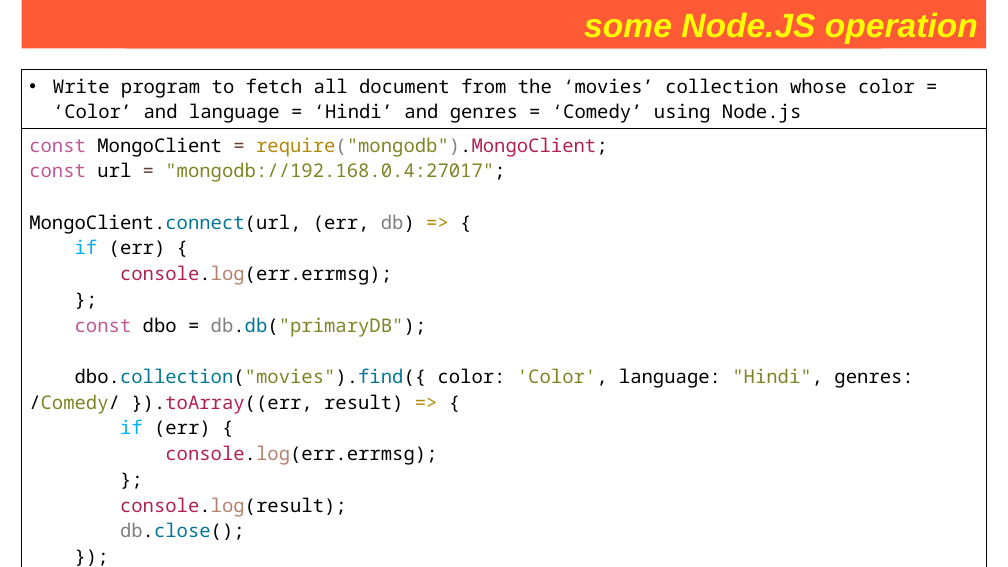
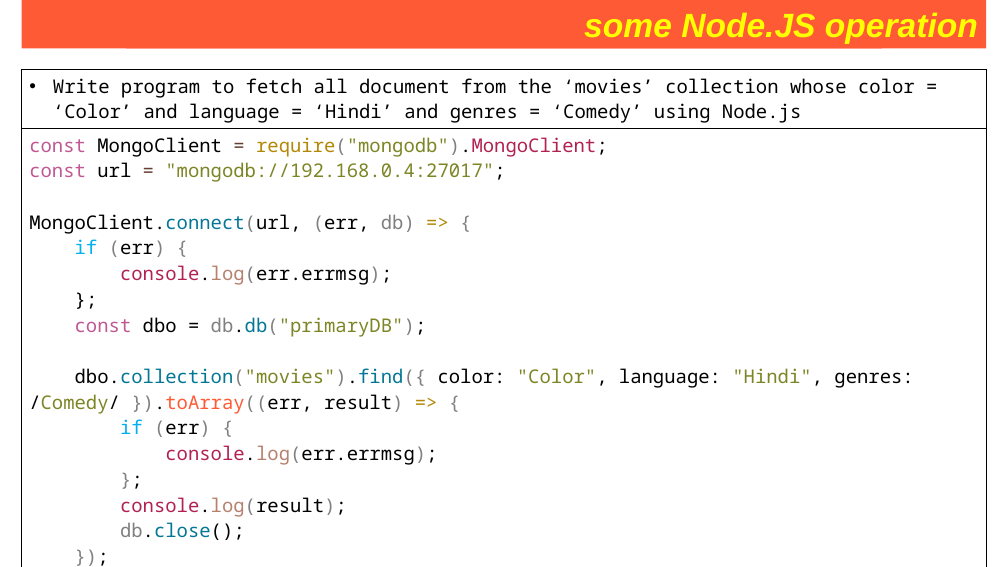
Before and after one commit to Saleel-Bagde/PPT-s, a slide deck: slide 255 of MongoDB PPT.pptx. Drawn at 1008x567 pixels with LibreOffice and Linux fonts; fonts in the diff are those of the drawing. Boxes give left, top, right and bottom in pixels: in the first picture for what was removed or moved away, otherwise in the second. Text is boxed around its words. In the diff, an @@ line names an element or a change of style, - is before the commit and + after.

```diff
--- a/MongoDB PPT.pptx
+++ b/MongoDB PPT.pptx
@@ table at (x1=22, y1=70, x2=987, y2=561) @@
@@ row 2, column 1: "const MongoClient = require("mongodb").MongoClient; / const url = "mongodb://192.168.0.4:27017"; / MongoClient.connect(url, (err, db) => { / if (err) { / console.log(err.errmsg); / }; / const dbo = db.db("primaryDB"); / dbo.collection("movies").find({ color: 'Color', language: "Hindi", genres: /Comedy/ }).toArray((err, result) => { / if (err) { / console.log(err.errmsg); / }; / console.log(result); / db.close(); / }); / });" to "const MongoClient = require("mongodb").MongoClient; / const url = "mongodb://192.168.0.4:27017"; / MongoClient.connect(url, (err, db) => { / if (err) { / console.log(err.errmsg); / }; / const dbo = db.db("primaryDB"); / dbo.collection("movies").find({ color: "Color", language: "Hindi", genres: /Comedy/ }).toArray((err, result) => { / if (err) { / console.log(err.errmsg); / }; / console.log(result); / db.close(); / }); / });" @@
```
Also in this commit, not shown: 1 other slide changed.
